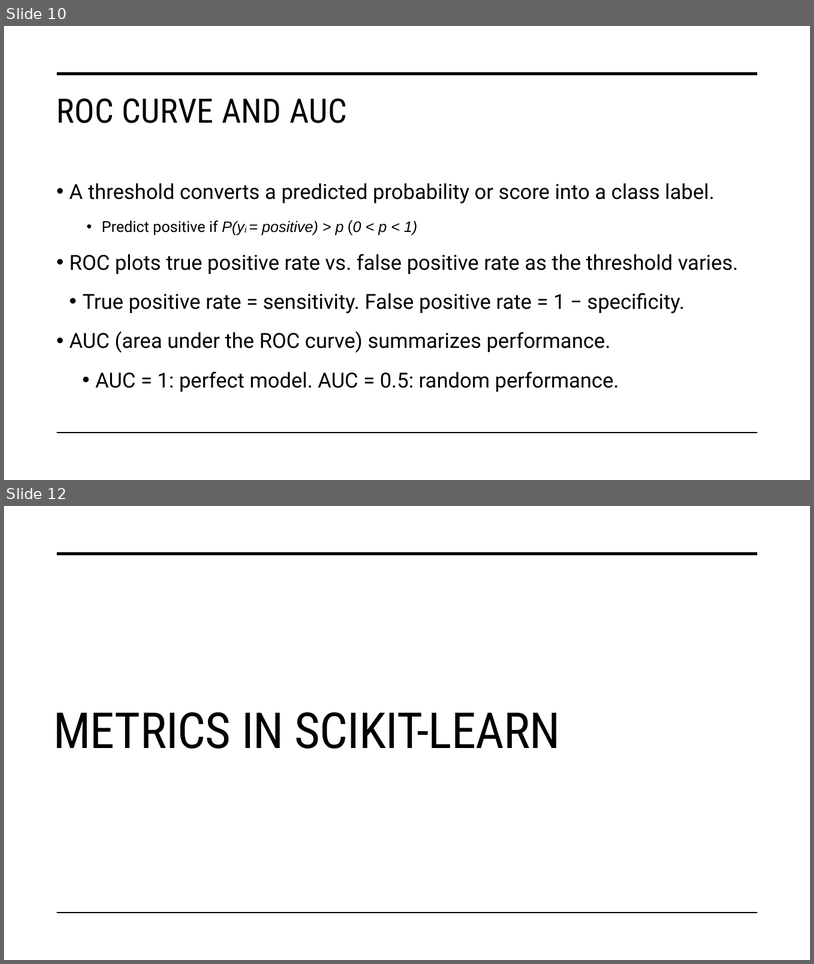
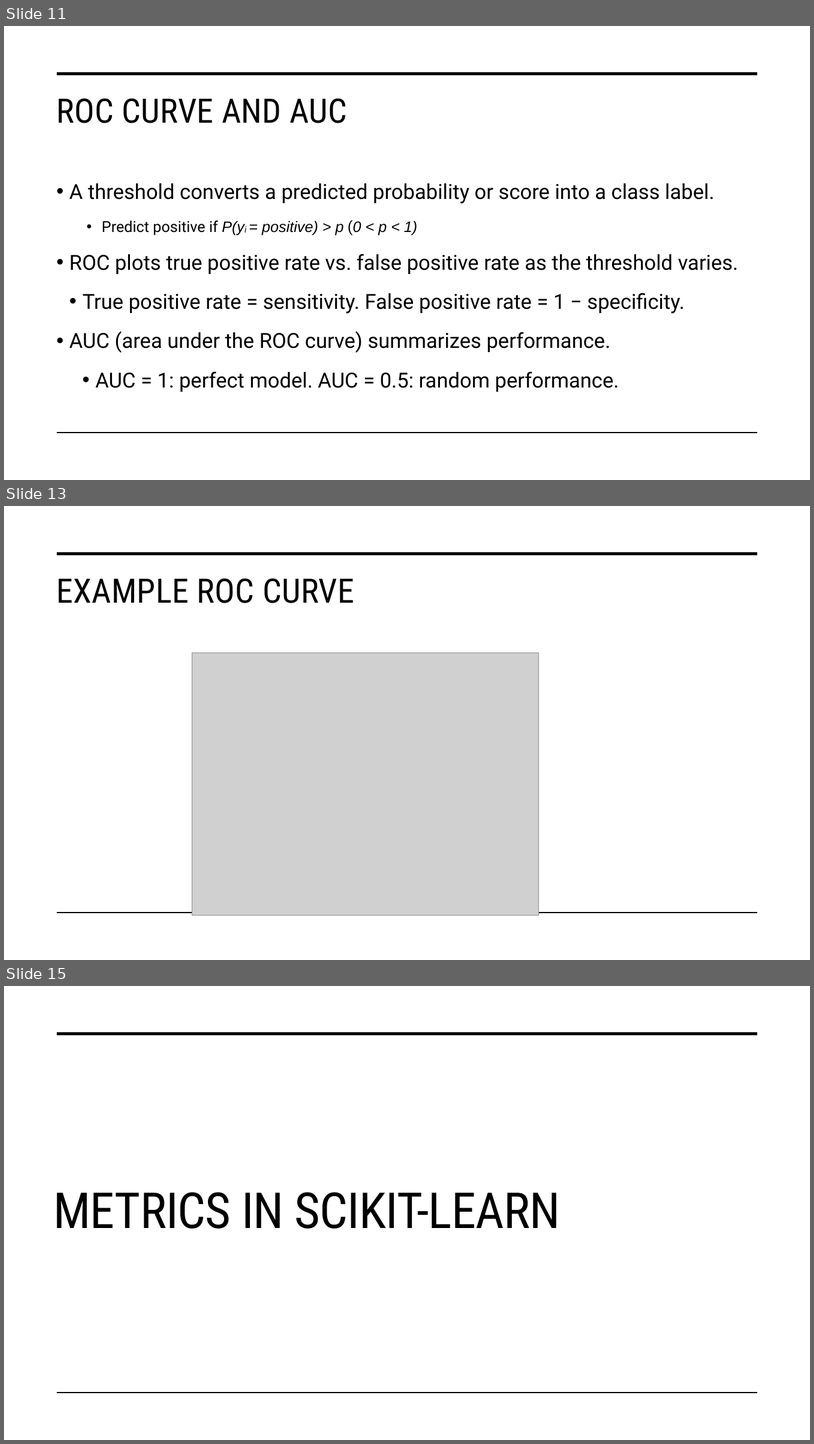
Before and after one commit to STAT-486-Fall-2026/course-content, a slide deck: slides/10-classification-metrics.pptx. Shown one above the other, each under a label of ours: slides 10 and 12 before the commit, slides 11, 13 and 15 after it; the slides between them are not shown. The pictures are 814x964 and 814x1444 pixels, drawn with LibreOffice and Linux fonts; fonts in the diff are those of the drawing; grey boxes stand for pictures. Boxes give left, top, right and bottom in pixels: in the first picture for what was removed or moved away, otherwise in the second. Text is boxed around its words. In the diff, an @@ line names an element or a change of style, - is before the commit and + after.

```diff
--- a/slides/10-classification-metrics.pptx
+++ b/slides/10-classification-metrics.pptx
@@ slide 13 added at [4,506,810,960], background #FFFFFF; not listed: 2 template elements that a slide beside it also shows @@
@@ title added at [56,578,354,603], 40 pt, text #000000 @@
+EXAMPLE ROC CURVE
@@ picture added at [192,653,539,915] @@
@@ what was slide 10 is now slide 11 @@
@@ what was slide 12 is now slide 15 @@
```
Also in this commit, not shown: 5 slides changed, 2 other slides added, 1 other file.
